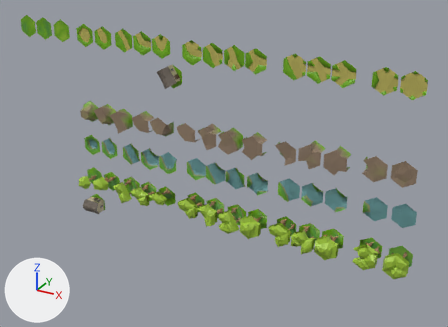
The glTF model public/assets/models/Hex.glb: old version first, new version second.
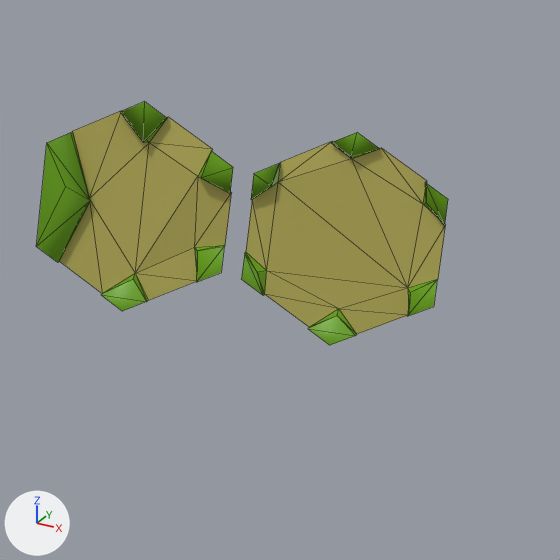
The first picture shows the older version from a 50 mm camera at (27.1, -41.0, 13.7) aimed at (4.7, -0.3, -6.6). The close-ups show both versions on the part from 82% to 99% of the width and 16% to 40% of the height of that picture; other places that the commit changed are outside them. The lights are fixed; the arrows at lower left show +X, +Y and +Z. The close-ups show mesh edges as thin lines. Vertices at the same position are counted once.

In view in the first close-up: 'Grass_F', 'Grass_H'.
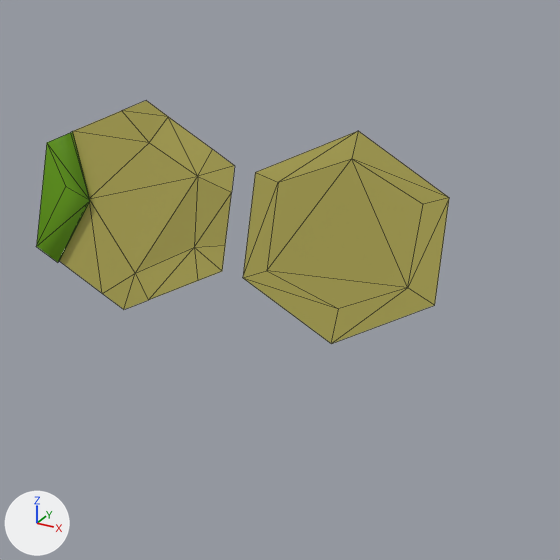
Edits to the bpy script that builds the scene:
```text
Change me_circle_011:
    used by ob_grass_f; location = (17.05, 0.0, 1.98)
    remove me_circle_011.from_pydata(...)  # 37 vertices, 46 faces; spans x -0.87..0.87, y -0.33..-0.18, z -1.0..1.0
    add me_circle_011.from_pydata(...)  # 25 vertices, 30 faces; spans x -0.87..0.87, y -0.33..-0.18, z -1.0..1.0
    me_circle_011 part 1
    16 vertices are removed from x -0.22..0.87, y -0.32..-0.23, z -1.0..1.0
    32 faces are deleted
    4 vertices are added at (0.0, -0.2, 1.0), (0.87, -0.2, 0.5), (0.0, -0.2, -1.0), (0.87, -0.2, -0.5)
    16 new faces join them
Change me_circle_012:
    used by ob_grass_h; location = (18.98, 0.0, 1.95)
    remove me_circle_012.from_pydata(...)  # 42 vertices, 52 faces; spans x -0.87..0.87, y -0.32..-0.18, z -1.0..1.0
    add me_circle_012.from_pydata(...)  # 12 vertices, 16 faces; spans x -0.87..0.87, y -0.25..-0.18, z -1.0..1.0
    me_circle_012 part 2
    35 vertices are removed from x -0.87..0.87, y -0.32..-0.2, z -1.0..1.0
    49 faces are deleted
    1 vertex moves from x -0.22, y -0.2, z 0.88 to x 0.0, y -0.2, z 1.0
    5 vertices are added at (-0.87, -0.2, 0.5), (-0.87, -0.2, -0.5), (0.0, -0.2, -1.0), (0.87, -0.2, -0.5), (0.87, -0.2, 0.5)
    13 new faces join them
    me_circle_012 part 3: the surface is now shaded flat
```

Changed parts and their boxes [x1, y1, x2, y2] in the close-ups (560 x 560 px):
'Grass_H', reshaped
    before: [242, 132, 448, 345]
    after: [243, 131, 449, 344]
'Grass_F', reshaped
    before: [36, 102, 233, 311]
    after: [36, 100, 235, 309]
part 1 of me_circle_011, cut back
    before: [73, 102, 233, 311]
    after: [73, 100, 235, 309]
part 2 of me_circle_012, cut back
    before: [242, 132, 448, 345]
    after: [243, 131, 449, 344]
